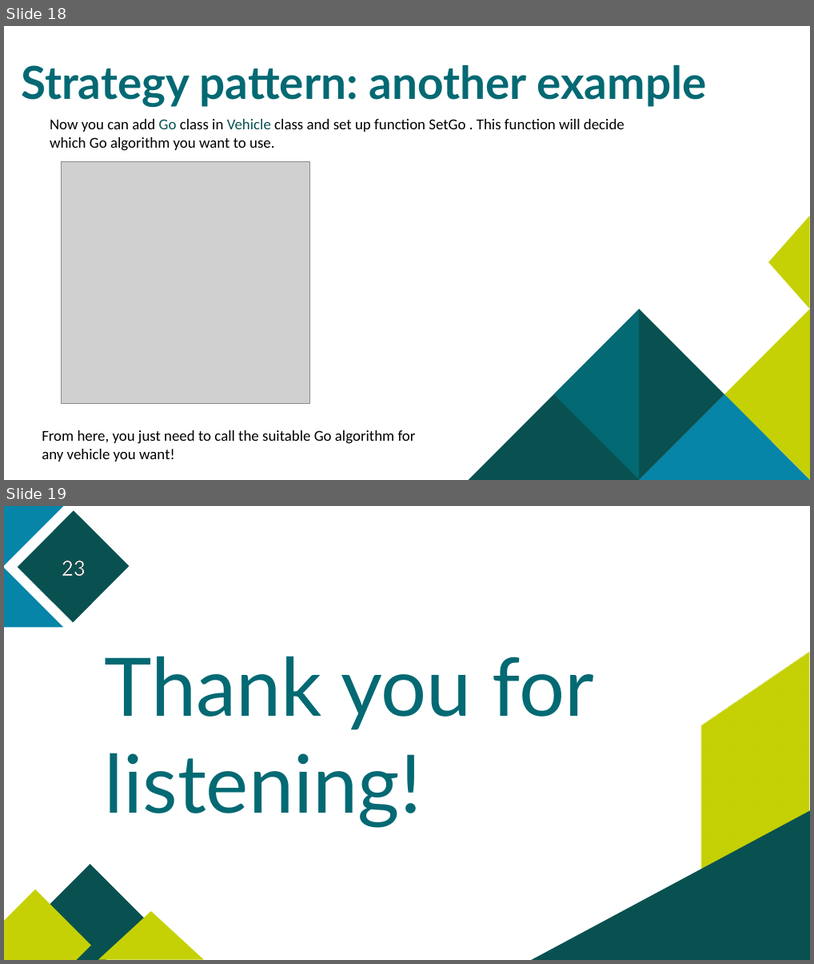
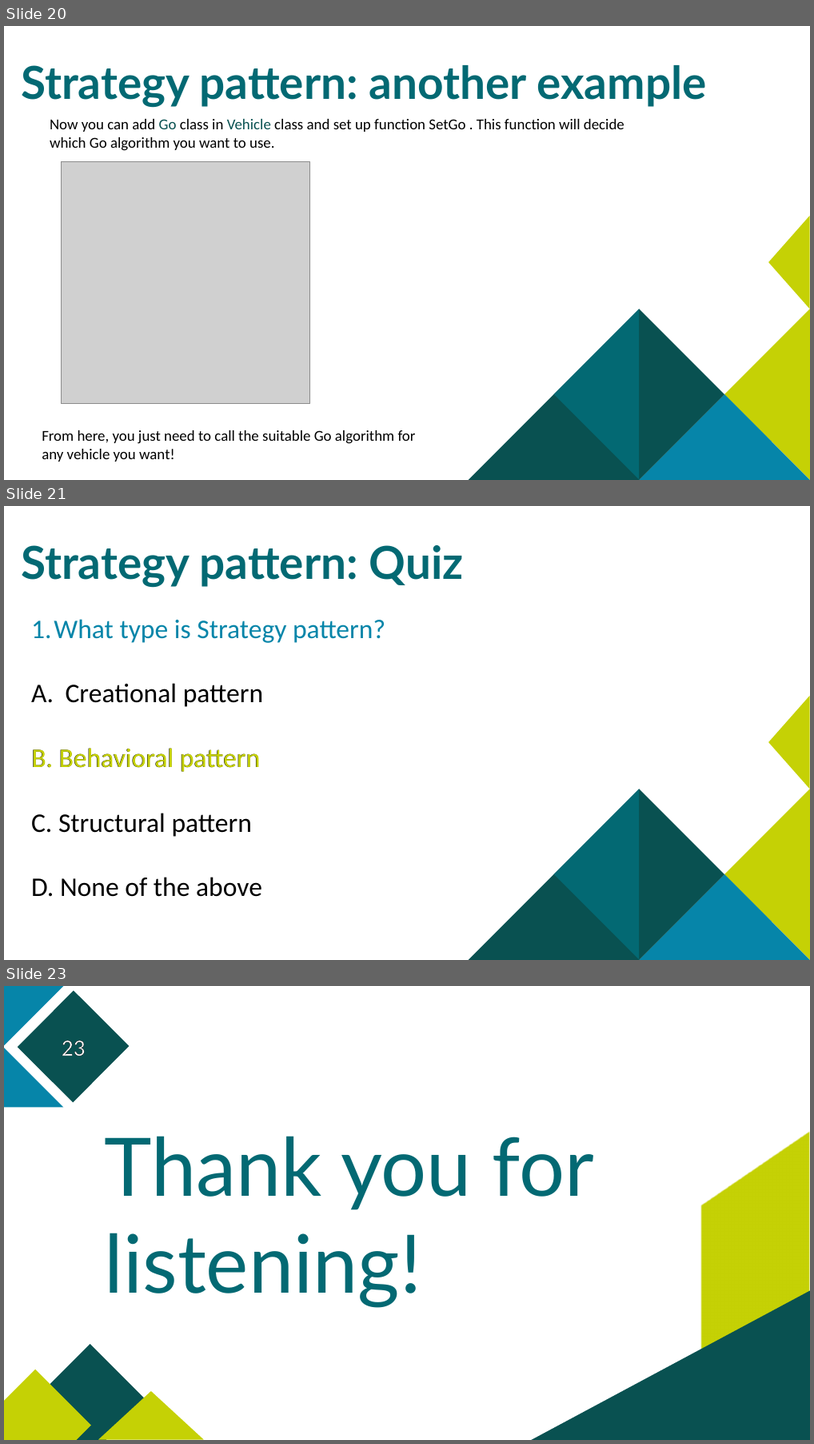
Before and after one commit to CS202-17APCS/Project, a slide deck: Seminar/Strategy pattern.pptx. Shown one above the other, each under a label of ours: slides 18 and 19 before the commit, slides 20, 21 and 23 after it; the slides between them are not shown. The pictures are 814x964 and 814x1444 pixels, drawn with LibreOffice and Linux fonts; fonts in the diff are those of the drawing; grey boxes stand for pictures. Boxes give left, top, right and bottom in pixels: in the first picture for what was removed or moved away, otherwise in the second. Text is boxed around its words. In the diff, an @@ line names an element or a change of style, - is before the commit and + after.

```diff
--- a/Seminar/Strategy pattern.pptx
+++ b/Seminar/Strategy pattern.pptx
@@ slide 21 added at box(4, 506, 810, 960), background #FFFFFF @@
@@ text added at box(21, 545, 464, 588), 54 pt, text #036973, bold @@
+Strategy pattern: Quiz
@@ text added at box(31, 619, 386, 896), 32 pt, text #000000 @@
+1. What type is Strategy pattern?
+B. Creational pattern
+B. Behavioral pattern
+C. Structural pattern
+D. None of the above
@@ triangle added at box(770, 696, 810, 788), fill #C5D105 @@
@@ text added at box(31, 748, 260, 772), 32 pt, text #C5D105 @@
+B. Behavioral pattern
@@ right triangle added at box(554, 789, 725, 960), fill #095151 @@
@@ right triangle added at box(554, 789, 725, 960), fill #036973 @@
@@ right triangle added at box(725, 789, 810, 960), fill #C5D105 @@
@@ right triangle added at box(469, 874, 640, 960), fill #095151 @@
@@ right triangle added at box(639, 874, 810, 960), fill #0685A9 @@
@@ what was slide 18 is now slide 20 @@
@@ what was slide 19 is now slide 23 @@
```
Also in this commit, not shown: 1 slide changed, 3 other slides added.
